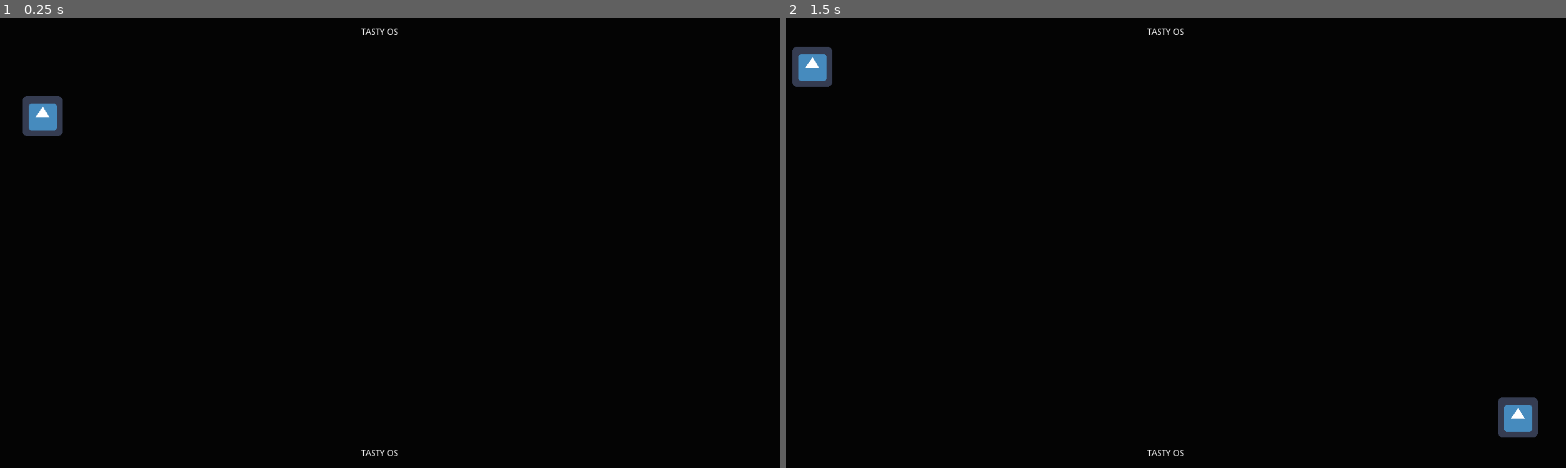
Above: before the commit, frames 1-2 (left to right).
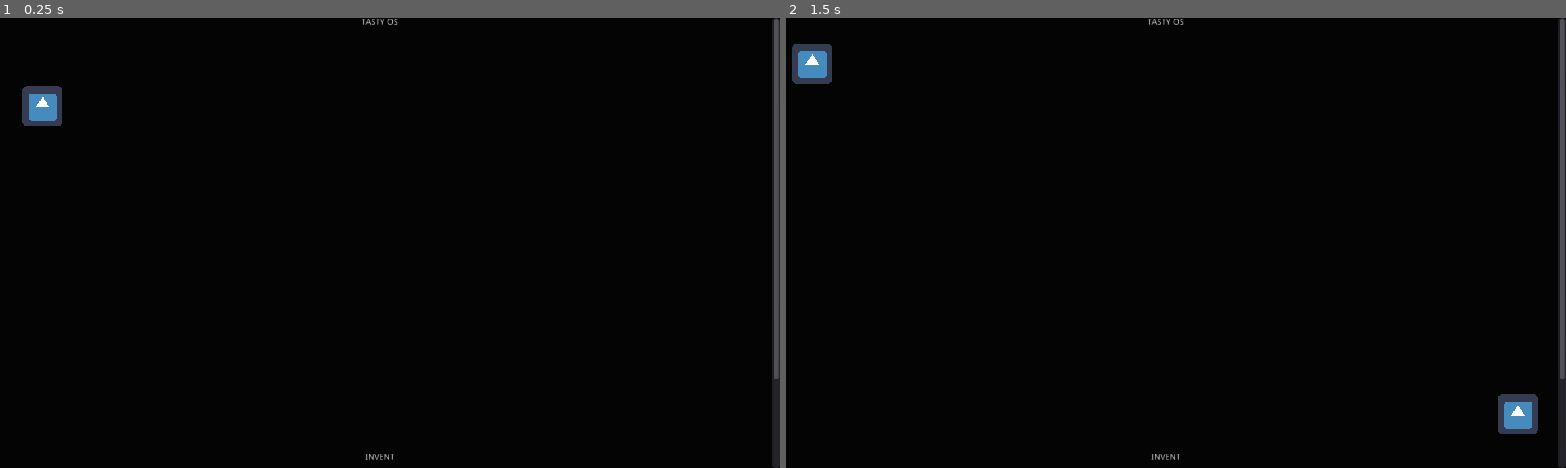
Above: after the commit, the same moments.

Repository: tastytentacles/tastybugs.github.io
Game: Godot game, scene res://tasty_os.tscn
The game is run twice, just before and just after one commit, with the same random seed, the same clock (stepped at 60 frames per second) and the same inputs. The engine's default icon, where the game draws it, is replaced by a stand-in: a white triangle on a blue panel in a dark square.
Inputs (mouse positions are in pixels of both pictures, inside the frame that each line leads up to):
- Up to frame 1 (0.25 s): no input
- Up to frame 2 (1.5 s): tap Enter at 0.5 s; move the mouse to (825, 117) at 0.52 s; click (825, 117) at 0.67 s; tap Space at 1.25 s; move the mouse to (1004, 265) at 1.27 s; click (1004, 265) at 1.42 s

The runs differ from the first frame. In frame 1, 1.5% of the frame differs, in the area x 2-100%, y 0-100%; in frame 2, 1.4%.

Commit message:
pretty sure the stupid aspect container was a mistake, GUI scaling correctly now. just locking res at 1280 x 650.

Diff:
--- /dev/null
+++ b/proj_dir/def_env.tres
@@ -0,0 +1,3 @@
+[gd_resource type="Environment" format=2]
+
+[resource]
--- a/proj_dir/hot_point_test_bed.gd
+++ b/proj_dir/hot_point_test_bed.gd
@@ -1,10 +1,10 @@
 extends Area2D
 
-func _input(event):
+#func _input(event):
+#	if event is InputEventMouse and event.is_pressed():
+#		get_parent().load_area("res://test_bed.tscn")
+
+
+func _input_event(viewport, event, shape_idx):
 	if event is InputEventMouse and event.is_pressed():
 		get_parent().load_area("res://test_bed.tscn")
-
-
-#func _input_event(viewport, event, shape_idx):
-	#if event is InputEventMouse and event.is_pressed():
-		#print("test")
--- a/proj_dir/project.godot
+++ b/proj_dir/project.godot
@@ -19,6 +19,8 @@
 window/size/width=1280
 window/size/height=720
 window/handheld/orientation="portrait"
+window/stretch/mode="2d"
+window/stretch/aspect="expand"
 
 [physics]
 
@@ -27,4 +29,4 @@
 [rendering]
 
 environment/default_clear_color=Color( 0.0196078, 0.0196078, 0.0196078, 1 )
-environment/default_environment="res://default_env.tres"
+environment/default_environment="res://def_env.tres"
--- a/proj_dir/tasty_os.tscn
+++ b/proj_dir/tasty_os.tscn
@@ -7,46 +7,55 @@
 anchor_bottom = 1.0
 mouse_filter = 2
 
-[node name="MarginContainer" type="MarginContainer" parent="."]
+[node name="ScrollContainer" type="ScrollContainer" parent="."]
 anchor_right = 1.0
 anchor_bottom = 1.0
 mouse_filter = 2
-custom_constants/margin_top = 16
-custom_constants/margin_bottom = 16
+size_flags_horizontal = 3
+size_flags_vertical = 3
 
-[node name="VBoxContainer" type="VBoxContainer" parent="MarginContainer"]
-margin_top = 16.0
+[node name="VBoxContainer" type="VBoxContainer" parent="ScrollContainer"]
 margin_right = 1280.0
-margin_bottom = 704.0
+margin_bottom = 897.0
 mouse_filter = 2
 custom_constants/separation = 16
 
-[node name="Label" type="Label" parent="MarginContainer/VBoxContainer"]
+[node name="Label" type="Label" parent="ScrollContainer/VBoxContainer"]
 margin_right = 1280.0
 margin_bottom = 14.0
 text = "TASTY OS"
 align = 1
 
-[node name="ViewportContainer" type="ViewportContainer" parent="MarginContainer/VBoxContainer"]
+[node name="ViewportContainer" type="ViewportContainer" parent="ScrollContainer/VBoxContainer"]
 margin_top = 30.0
 margin_right = 1280.0
-margin_bottom = 658.0
+margin_bottom = 680.0
 mouse_filter = 2
 size_flags_horizontal = 3
 size_flags_vertical = 3
-stretch = true
 
-[node name="Viewport" type="Viewport" parent="MarginContainer/VBoxContainer/ViewportContainer"]
-size = Vector2( 1280, 628 )
+[node name="Viewport" type="Viewport" parent="ScrollContainer/VBoxContainer/ViewportContainer"]
+size = Vector2( 1280, 650 )
 handle_input_locally = false
 render_target_update_mode = 3
 physics_object_picking = true
 
-[node name="map_screen" parent="MarginContainer/VBoxContainer/ViewportContainer/Viewport" instance=ExtResource( 1 )]
+[node name="map_screen" parent="ScrollContainer/VBoxContainer/ViewportContainer/Viewport" instance=ExtResource( 1 )]
 
-[node name="Label2" type="Label" parent="MarginContainer/VBoxContainer"]
-margin_top = 674.0
+[node name="Label2" type="Label" parent="ScrollContainer/VBoxContainer"]
+margin_top = 696.0
 margin_right = 1280.0
-margin_bottom = 688.0
-text = "TASTY OS"
+margin_bottom = 897.0
+text = "INVENT
+
+
+
+
+
+
+
+
+
+
+"
 align = 1
